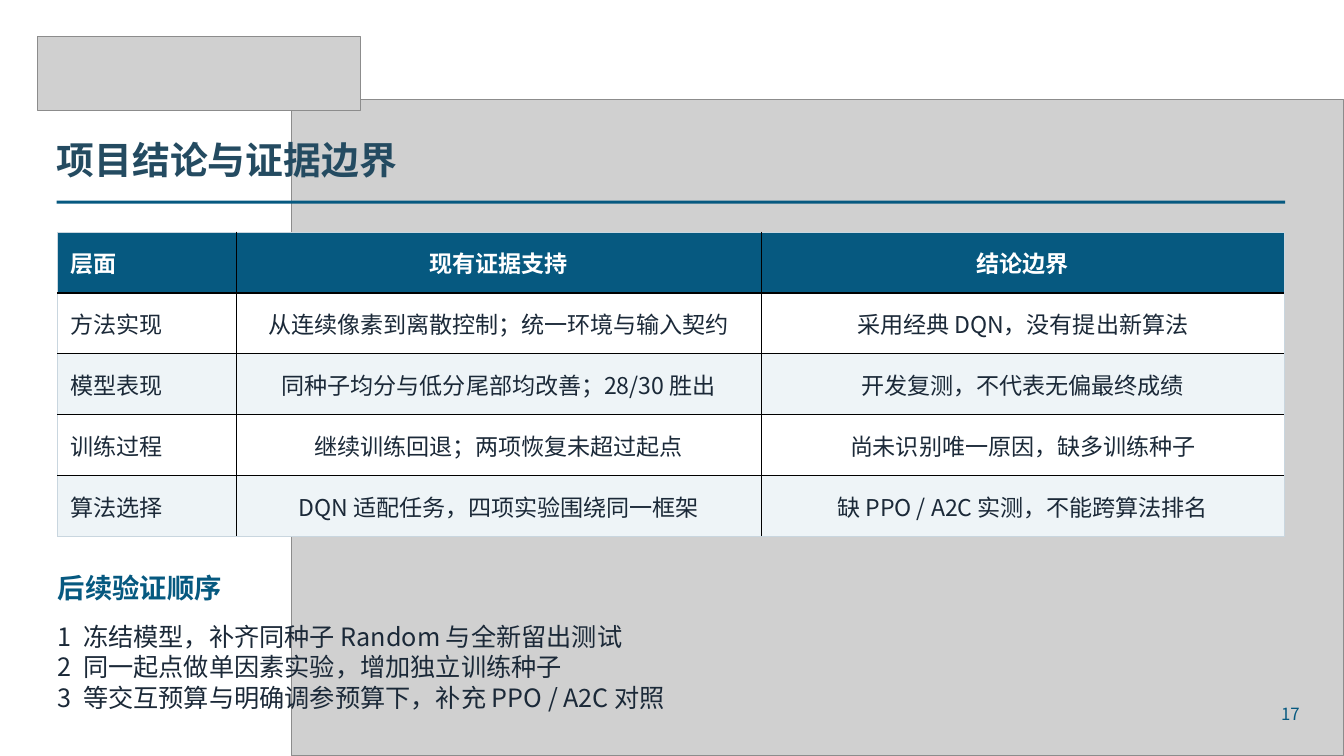
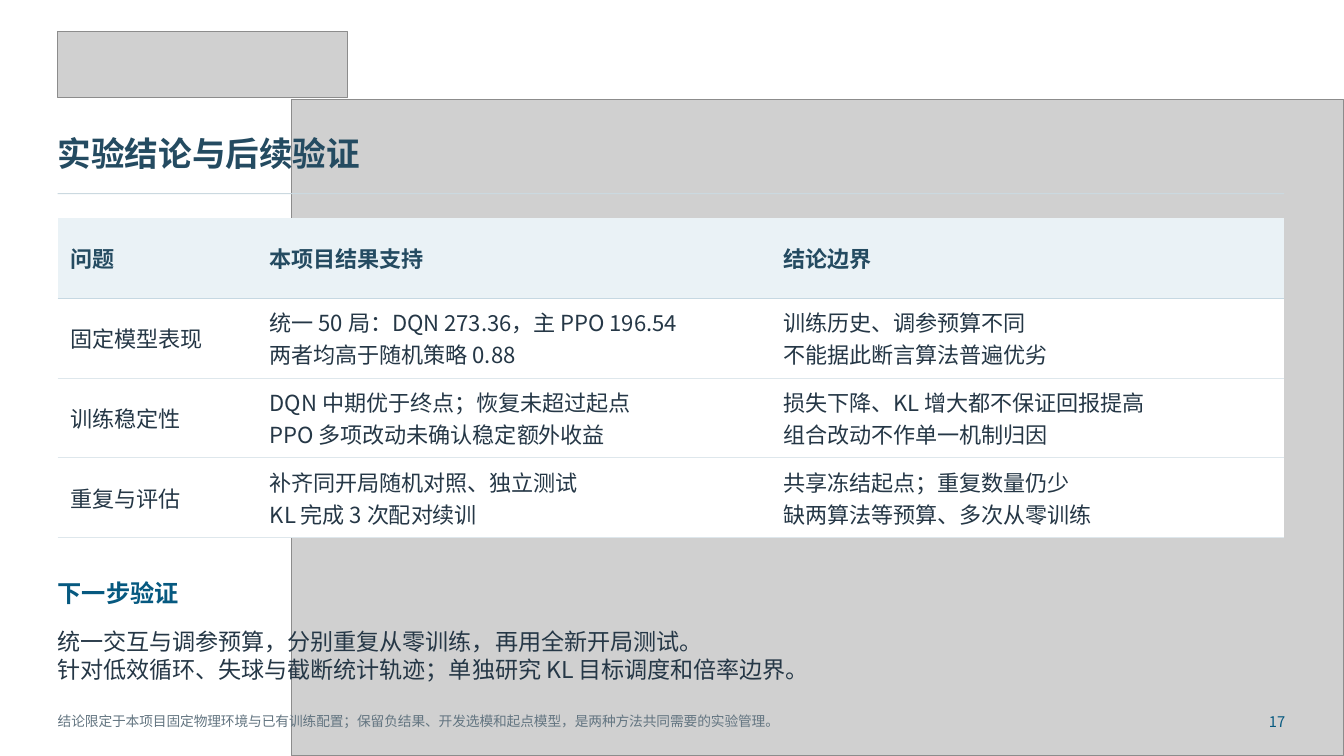
Before and after one commit to zhszhszhszhs/game, a slide deck: slide 17 of atari_breakout_rl/presentation/final/Breakout_DQN_终期汇报_学院模板.pptx. Drawn at 1344x756 pixels with LibreOffice and Linux fonts; fonts in the diff are those of the drawing; grey boxes stand for pictures. Boxes give left, top, right and bottom in pixels: in the first picture for what was removed or moved away, otherwise in the second. Text is boxed around its words. In the diff, an @@ line names an element or a change of style, - is before the commit and + after.

```diff
--- a/atari_breakout_rl/presentation/final/Breakout_DQN_终期汇报_学院模板.pptx
+++ b/atari_breakout_rl/presentation/final/Breakout_DQN_终期汇报_学院模板.pptx
@@ picture: place and size @@
-picture at (38,36,361,110)
+picture at (57,31,348,98)
@@ text at (58,132,360,176): text changed; size 27 to 24 pt @@
-项目结论与证据边界
+实验结论与后续验证
@@ rectangle: place and size @@
-rectangle at (56,201,1286,204)
+rectangle at (57,194,1285,195)
@@ rectangle at (57,194,1285,195): fill #065980 to #CBD9E0 @@
@@ table at (57,219,1284,538) @@
-row 1: 层面 | 现有证据支持 | 结论边界
-row 2: 方法实现 | 从连续像素到离散控制；统一环境与输入契约 | 采用经典 DQN，没有提出新算法
-row 3: 模型表现 | 同种子均分与低分尾部均改善；28/30 胜出 | 开发复测，不代表无偏最终成绩
-row 4: 训练过程 | 继续训练回退；两项恢复未超过起点 | 尚未识别唯一原因，缺多训练种子
-row 5: 算法选择 | DQN 适配任务，四项实验围绕同一框架 | 缺 PPO / A2C 实测，不能跨算法排名
+row 1: 问题 | 本项目结果支持 | 结论边界
+row 2: 固定模型表现 | 统一 50 局：DQN 273.36，主 PPO 196.54 / 两者均高于随机策略 0.88 | 训练历史、调参预算不同 / 不能据此断言算法普遍优劣
+row 3: 训练稳定性 | DQN 中期优于终点；恢复未超过起点 / PPO 多项改动未确认稳定额外收益 | 损失下降、KL 增大都不保证回报提高 / 组合改动不作单一机制归因
+row 4: 重复与评估 | 补齐同开局随机对照、独立测试 / KL 完成 3 次配对续训 | 共享冻结起点；重复数量仍少 / 缺两算法等预算、多次从零训练
@@ table: place and size @@
-table at (57,232,1285,536)
+table at (57,219,1284,538)
@@ text at (58,581,179,604): text changed; size 19.5 to 17.2 pt @@
-后续验证顺序
+下一步验证
@@ text at (58,627,809,684): text changed; size 18 to 16.5 pt; text colour #1B2938 to #253746 @@
-1 冻结模型，补齐同种子 Random 与全新留出测试
-2 同一起点做单因素实验，增加独立训练种子
-3 等交互预算与明确调参预算下，补充 PPO / A2C 对照
+统一交互与调参预算，分别重复从零训练，再用全新开局测试。
+针对低效循环、失球与截断统计轨迹；单独研究 KL 目标调度和倍率边界。
@@ text added at (58,713,779,731), 9.8 pt, text #637581 @@
+结论限定于本项目固定物理环境与已有训练配置；保留负结果、开发选模和起点模型，是两种方法共同需要的实验管理。
@@ text "17": place and size @@
-text "17" at (1281,707,1300,720)
+text "17" at (1269,716,1285,727)
@@ text "17" at (1269,716,1285,727): size 12 to 10.5 pt @@
```
Also in this commit, not shown: 7 other slides changed, 12 slides added, 12 slides removed, 1 other file.
